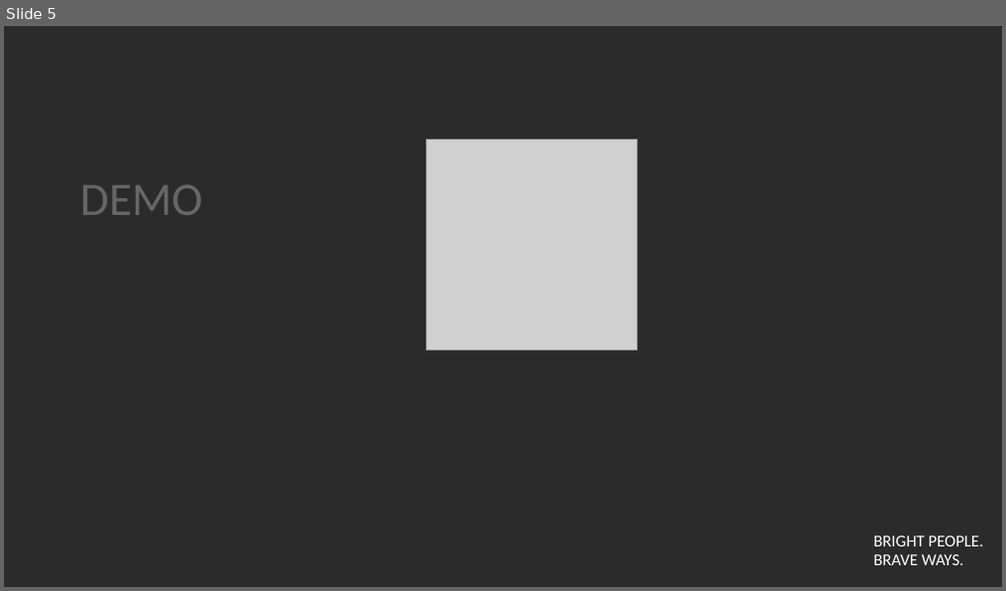
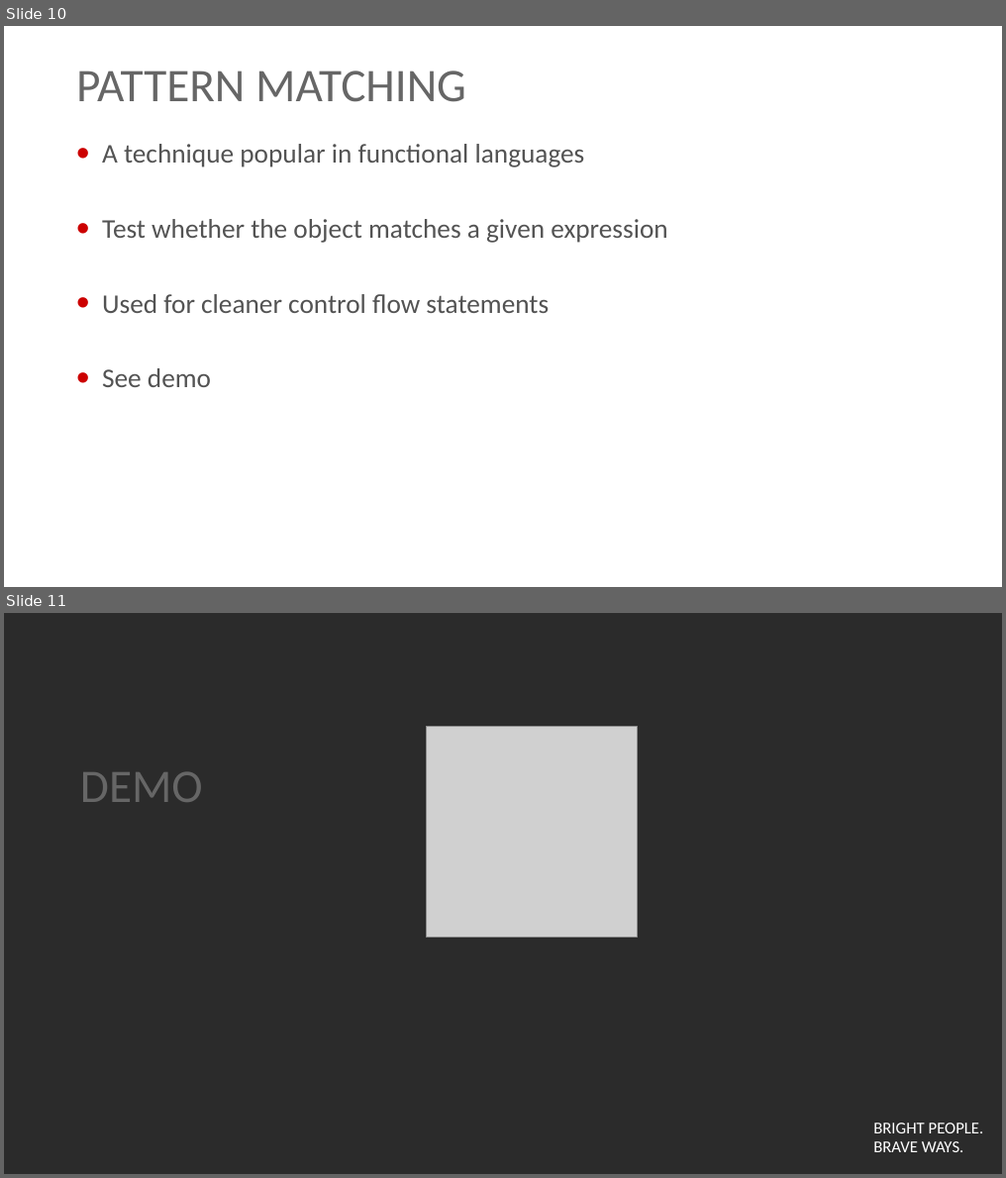
Before and after one commit to georgiyolovski/elixir-tech-talk, a slide deck: Elixir Tech Talk.pptx. Shown one above the other, each under a label of ours: slide 5 before the commit, slides 10 and 11 after it. The pictures are 1006x591 and 1006x1178 pixels, drawn with LibreOffice and Linux fonts; fonts in the diff are those of the drawing; grey boxes stand for pictures; background and template pictures are left out; a plain dark background stands for a picture behind light text. Boxes give left, top, right and bottom in pixels: in the first picture for what was removed or moved away, otherwise in the second. Text is boxed around its words. In the diff, an @@ line names an element or a change of style, - is before the commit and + after.

Commit message:
Added slides for language and environment features

```diff
--- a/Elixir Tech Talk.pptx
+++ b/Elixir Tech Talk.pptx
@@ slide 10 added at (x1=4, y1=26, x2=1002, y2=587), background #FFFFFF; not listed: 1 template element that a slide beside it also shows @@
@@ title added at (x1=76, y1=71, x2=466, y2=102), 45 pt, text #666666 @@
+PATTERN MATCHING
@@ text added at (x1=102, y1=144, x2=667, y2=387), 26 pt, text #535353 @@
+• A technique popular in functional languages
+• Test whether the object matches a given expression
+• Used for cleaner control flow statements
+• See demo
@@ what was slide 5 is now slide 11 @@
```
Also in this commit, not shown: 2 slides changed, 7 other slides added.
